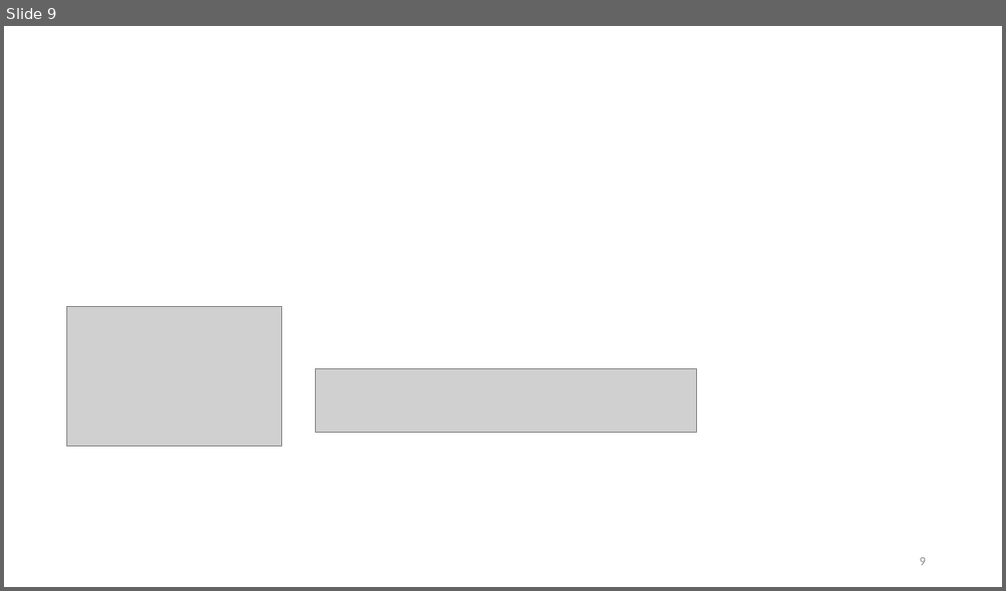
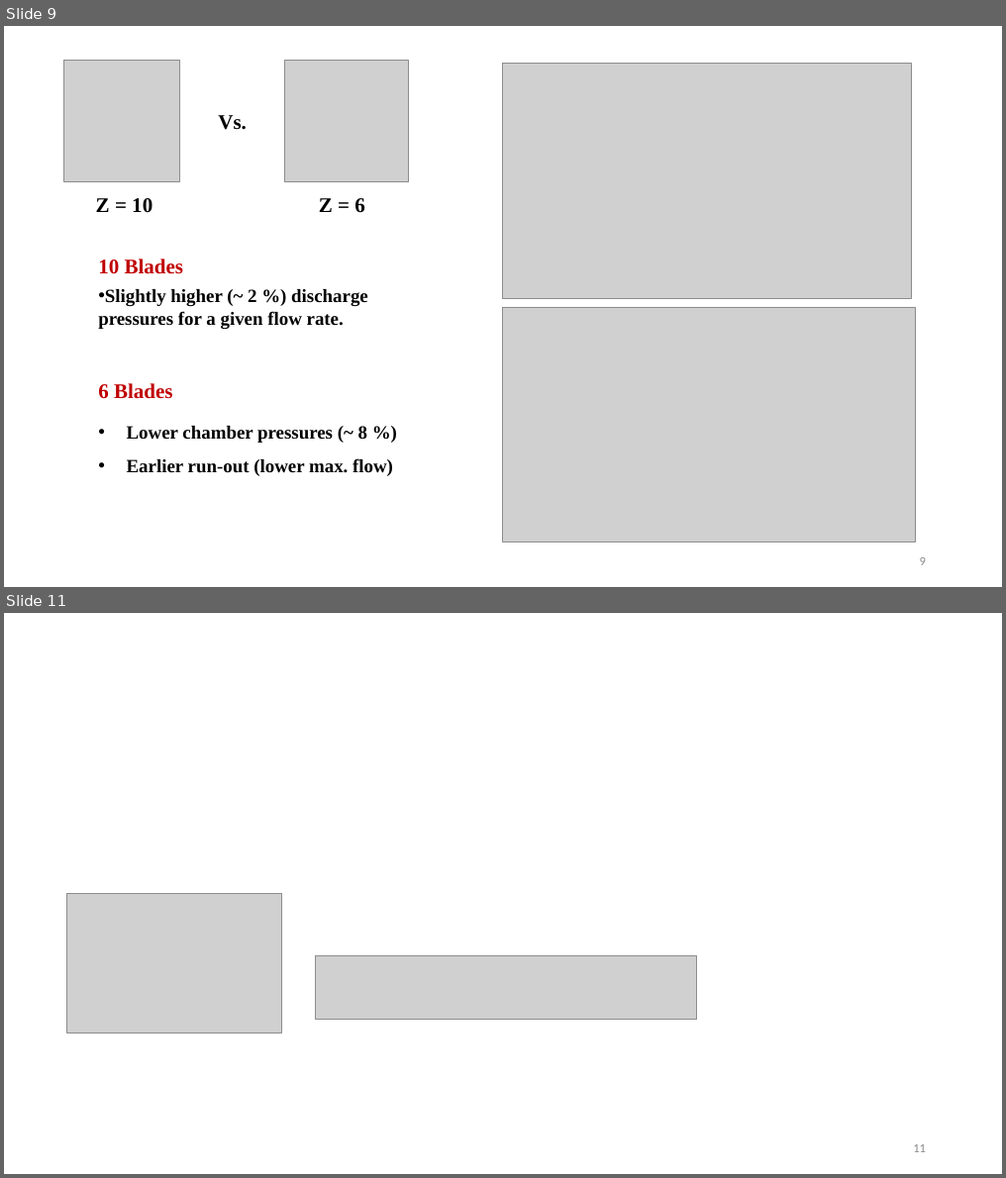
Before and after one commit to psas/electric-feed-system-prototype, a slide deck: Docs/Presentations/Slides/froyo_edits.pptx. Shown one above the other, each under a label of ours: slide 9 before the commit, slides 9 and 11 after it; the slides between them are not shown. The pictures are 1006x591 and 1006x1178 pixels, drawn with LibreOffice and Linux fonts; fonts in the diff are those of the drawing; grey boxes stand for pictures. Boxes give left, top, right and bottom in pixels: in the first picture for what was removed or moved away, otherwise in the second. Text is boxed around its words. In the diff, an @@ line names an element or a change of style, - is before the commit and + after.

Commit message:
slide edits

```diff
--- a/Docs/Presentations/Slides/froyo_edits.pptx
+++ b/Docs/Presentations/Slides/froyo_edits.pptx
@@ slide 9 added at [4,26,1002,587], background #FFFFFF @@
@@ picture added at [63,60,179,182] @@
@@ picture added at [285,60,409,182] @@
@@ picture added at [502,64,911,298] @@
@@ text added at [218,115,247,130], 20 pt, text #000000, bold @@
+Vs.
@@ text added at [96,198,152,212], 20 pt, text #000000, bold @@
+Z = 10
@@ text added at [319,198,365,213], 20 pt, text #000000, bold @@
+Z = 6
@@ text added at [98,259,368,329], 18 pt, text #000000, bold @@
+10 Blades
+• Slightly higher (~ 2 %) discharge pressures for a given flow rate.
@@ picture added at [502,307,915,543] @@
@@ text added at [98,383,393,476], 18 pt, text #000000, bold @@
+6 Blades
+• Lower chamber pressures (~ 8 %)
+• Earlier run-out (lower max. flow)
@@ page number added at [920,558,926,566], 12 pt, text #8C8C8C @@
+9
@@ what was slide 9 is now slide 11 @@
@@ page number at [913,1145,926,1153]: text changed @@
-9
+11
```
Also in this commit, not shown: 1 other slide added.
